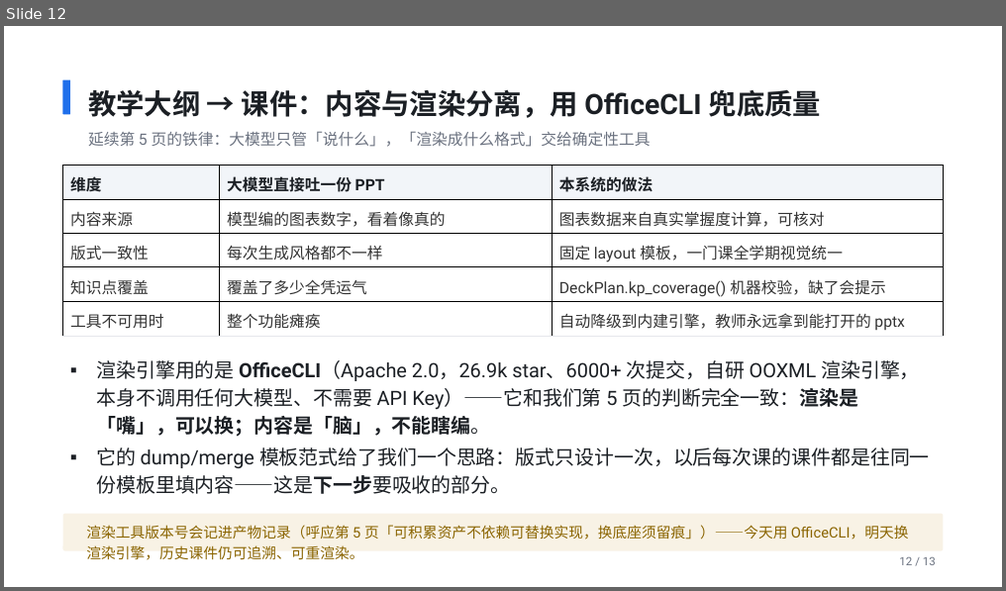
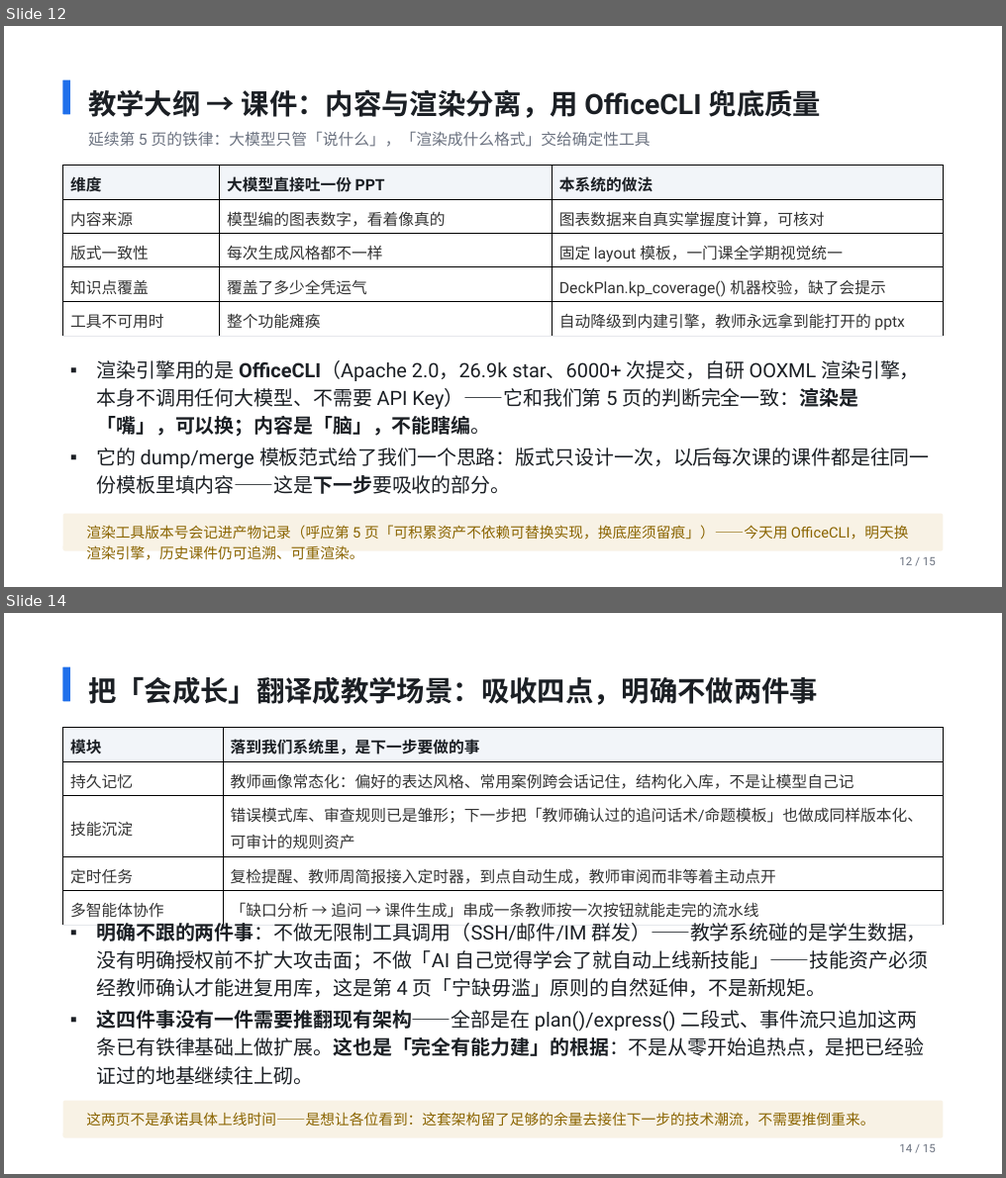
Before and after one commit to codesoldier99/AI_EDU, a slide deck: docs/slides/院长实验班AI教学系统_汇报.pptx. Shown one above the other, each under a label of ours: slide 12 before the commit, slides 12 and 14 after it; the slides between them are not shown. The pictures are 1006x591 and 1006x1178 pixels, drawn with LibreOffice and Linux fonts; fonts in the diff are those of the drawing. Boxes give left, top, right and bottom in pixels: in the first picture for what was removed or moved away, otherwise in the second. Text is boxed around its words. In the diff, an @@ line names an element or a change of style, - is before the commit and + after.

```diff
--- a/docs/slides/院长实验班AI教学系统_汇报.pptx
+++ b/docs/slides/院长实验班AI教学系统_汇报.pptx
@@ slide 14 added at [4, 613, 1002, 1174], background #FFFFFF @@
@@ rounded rectangle added at [63, 666, 70, 701], fill #1F6FEB @@
@@ text added at [88, 676, 818, 705], 27 pt, text #1B1F24, bold @@
+把「会成长」翻译成教学场景：吸收四点，明确不做两件事
@@ table added at [63, 728, 944, 922], 5 rows, 2 columns @@
+模块 | 落到我们系统里，是下一步要做的事
+持久记忆 | 教师画像常态化：偏好的表达风格、常用案例跨会话记住，结构化入库，不是让模型自己记
+技能沉淀 | 错误模式库、审查规则已是雏形；下一步把「教师确认过的追问话术/命题模板」也做成同样版本化、可审计的规则资产
+定时任务 | 复检提醒、教师周简报接入定时器，到点自动生成，教师审阅而非等着主动点开
+多智能体协作 | 「缺口分析 → 追问 → 课件生成」串成一条教师按一次按钮就能走完的流水线
@@ text added at [96, 919, 928, 1085], 19 pt, text #1B1F24 @@
+▪ 明确不跟的两件事：不做无限制工具调用（SSH/邮件/IM 群发）——教学系统碰的是学生数据，没有明确授权前不扩大攻击面；不做「AI 自己觉得学会了就自动上线新技能」——技能资产必须经教师确认才能进复用库，这是第 4 页「宁缺毋滥」原则的自然延伸，不是新规矩。
+▪ 这四件事没有一件需要推翻现有架构——全部是在 plan()/express() 二段式、事件流只追加这两条已有铁律基础上做扩展。这也是「完全有能力建」的根据：不是从零开始追热点，是把已经验证过的地基继续往上砌。
@@ rounded rectangle added at [63, 1101, 944, 1139], fill #BF8700 at 10% opacity @@
@@ text added at [86, 1112, 874, 1127], 14 pt, text #8A6400 @@
+这两页不是承诺具体上线时间——是想让各位看到：这套架构留了足够的余量去接住下一步的技术潮流，不需要推倒重来。
@@ text added at [899, 1145, 936, 1153], 11 pt, text #6B7280 @@
+14 / 15
@@ slide 12 changed as well @@
@@ text at [899, 558, 936, 566]: text changed @@
-12 / 13
+12 / 15
```
Also in this commit, not shown: 11 other slides changed, 1 other slide added, 1 other file.
